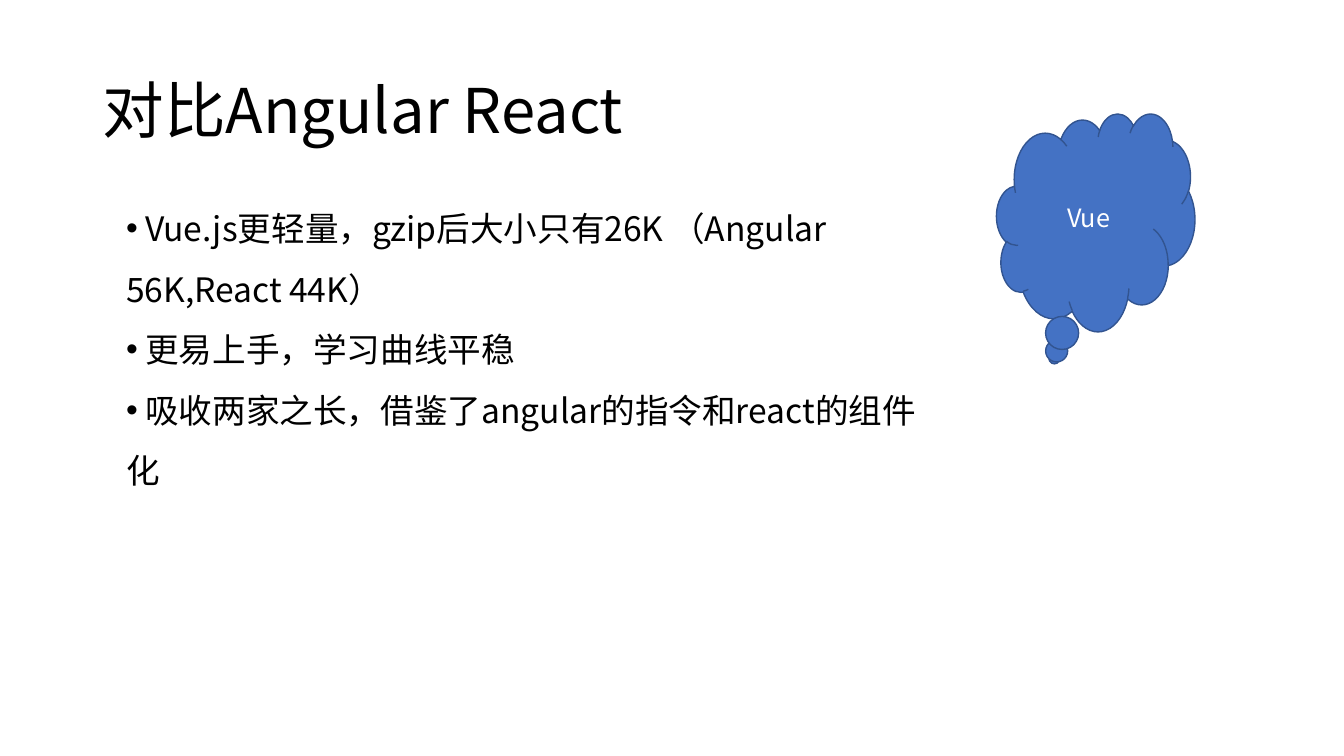
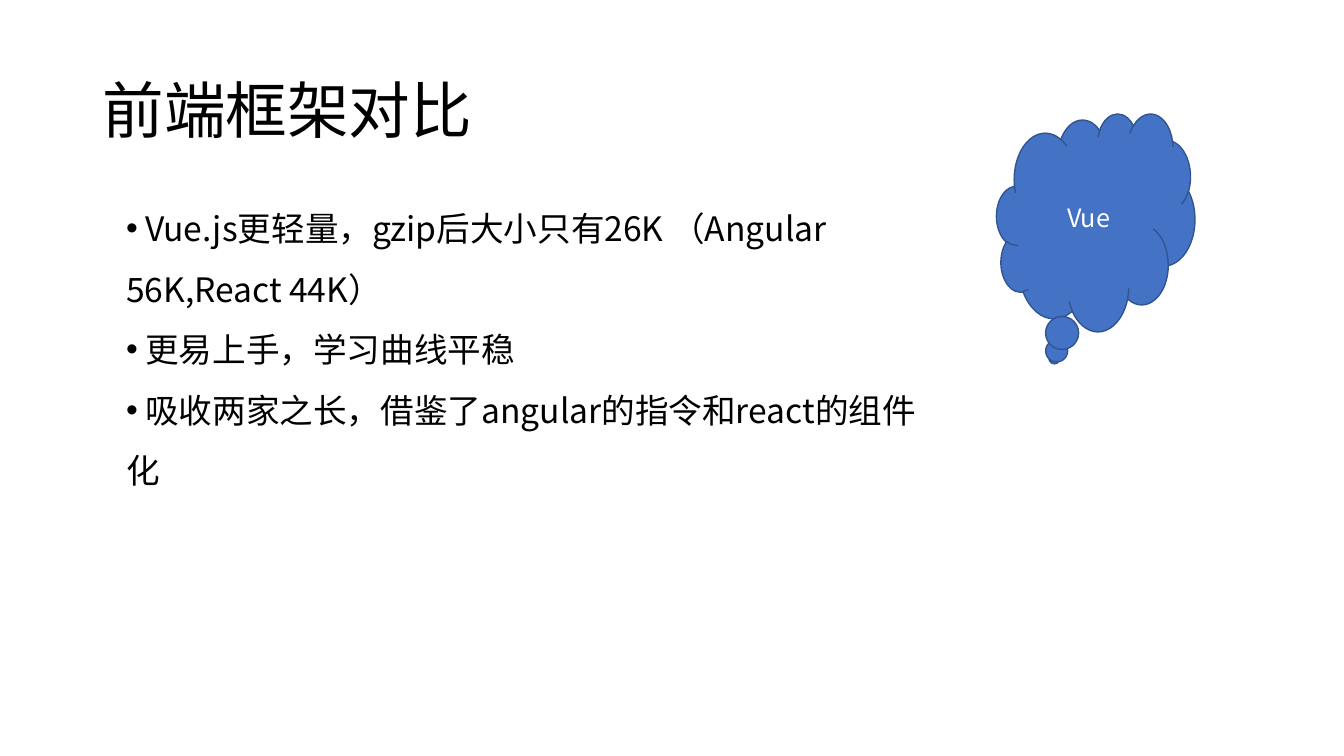
Before and after one commit to candisecandise/gitpractice, a slide deck: slide 16 of 前后端分离初探.pptx (slide 15 before the commit). Drawn at 1344x756 pixels with LibreOffice and Linux fonts; fonts in the diff are those of the drawing. Boxes give left, top, right and bottom in pixels: in the first picture for what was removed or moved away, otherwise in the second. Text is boxed around its words. In the diff, an @@ line names an element or a change of style, - is before the commit and + after.

```diff
--- a/前后端分离初探.pptx
+++ b/前后端分离初探.pptx
@@ title at [102, 81, 472, 138]: text changed @@
-对比Angular React
+前端框架对比
```
Also in this commit, not shown: 14 other slides changed, 17 slides added, 10 slides removed, 8 other files.
